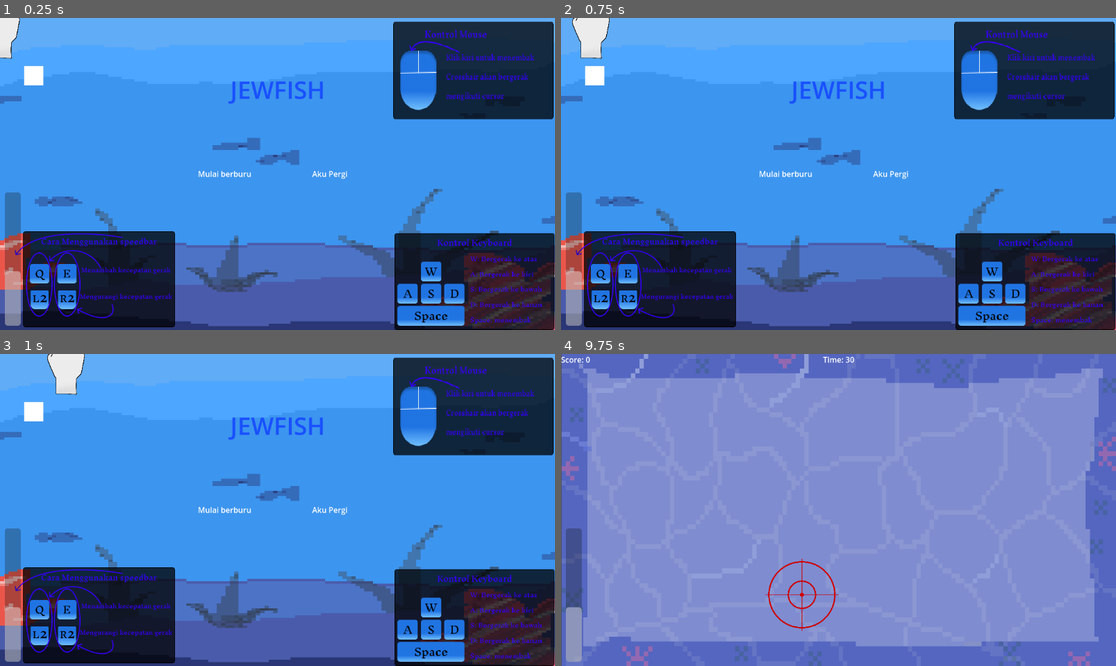
Above: before the commit, frames 1-4 (two rows, left to right).
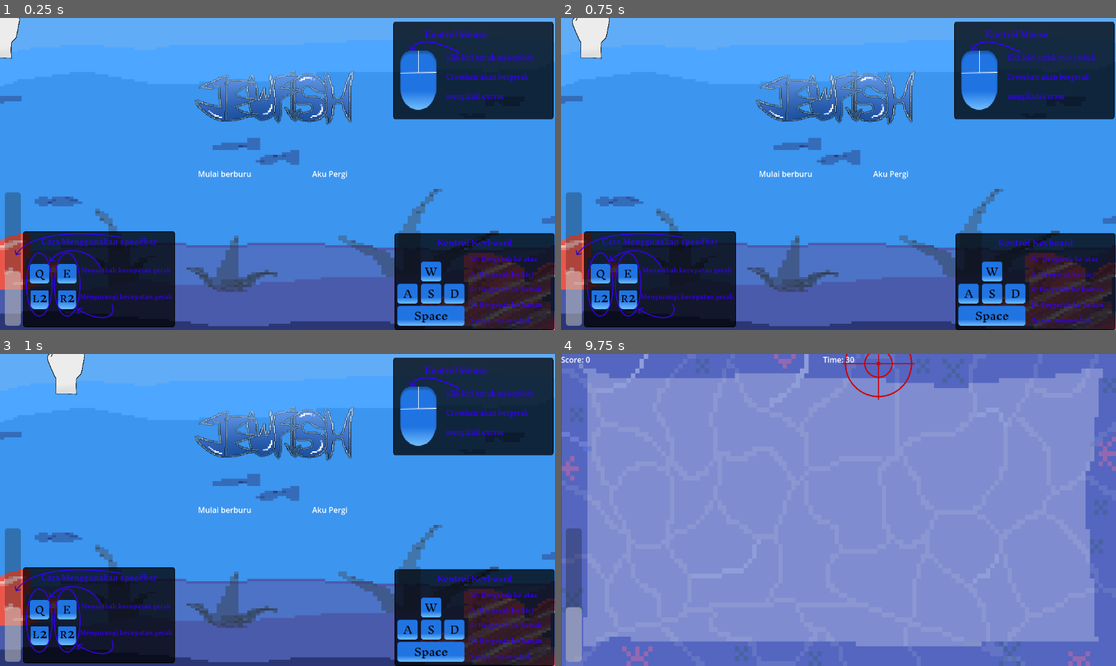
Above: after the commit, the same moments.

Repository: HiroyaHerdinanto/PirantiSMT5
Game: Godot game, scene res://main_menu.tscn
The game is run twice, just before and just after one commit, with the same random seed, the same clock (stepped at 60 frames per second) and the same inputs. Before the commit the project has no main scene; this scene is started directly in both runs.
Inputs (mouse positions are in pixels of both pictures, inside the frame that each line leads up to):
- Up to frame 1 (0.25 s): no input
- Up to frame 2 (0.75 s): tap Enter at 0.5 s; move the mouse to (960, 158) at 0.52 s; press the mouse at (960, 158) at 0.53 s; hold D (right) from 0.53 s (still down)
- Up to frame 3 (1 s): keep holding D (right)
- Up to frame 4 (9.75 s): move the mouse to (727, 525) at 1.27 s; release D (right) at 1.28 s; release the mouse at (727, 525) at 1.28 s; hold S (down) 1.28-2.03 s; click (727, 525) at 1.35 s; move the mouse to (894, 441) at 2.02 s; press the mouse at (894, 441) at 2.03 s; hold D (right) 2.03-2.78 s; tap Q (decrease_sensitivity) at 2.1, 5.1, 8.1 s; move the mouse to (810, 572) at 2.77 s; release the mouse at (810, 572) at 2.78 s; hold W (up) 2.78-3.53 s; tap E (increase_sensitivity) at 2.85, 5.85, 8.85 s; click (810, 572) at 3.05 s; move the mouse to (1005, 556) at 3.52 s; press the mouse at (1005, 556) at 3.53 s; hold A (left) 3.53-5.03 s; move the mouse to (672, 463) at 4.27 s; release the mouse at (672, 463) at 4.28 s; click (672, 463) at 4.35 s; tap Space at 5 s; move the mouse to (866, 510) at 5.02 s; press the mouse at (866, 510) at 5.03 s; hold S (down) 5.03-5.78 s; move the mouse to (755, 432) at 5.77 s; release the mouse at (755, 432) at 5.78 s; hold D (right) 5.78-6.53 s; click (755, 432) at 6.05 s; move the mouse to (960, 494) at 6.52 s; press the mouse at (960, 494) at 6.53 s; hold W (up) 6.53-7.28 s; move the mouse to (727, 525) at 7.27 s; release the mouse at (727, 525) at 7.28 s; hold D (right) 7.28-8.03 s; click (727, 525) at 7.35 s; move the mouse to (894, 441) at 8.02 s; press the mouse at (894, 441) at 8.03 s; hold S (down) 8.03-8.78 s; move the mouse to (810, 572) at 8.77 s; release the mouse at (810, 572) at 8.78 s; hold A (left) 8.78-9.53 s; click (810, 572) at 9.05 s; move the mouse to (1005, 556) at 9.52 s; press the mouse at (1005, 556) at 9.53 s; hold W (up) from 9.53 s (still down)

The runs differ from the first frame. In frame 1, 3.3% of the frame differs, in the area x 4-64%, y 15-35%; in frame 2, 3.3%; in frame 3, 3.3%; in frame 4, 0.7%.
Error after the commit: Parse Error: Identifier "GdSerial" not declared in the current scope. (res://script/cross_hair.gd:27)

Commit message:
tambahan addon GDserial gawe arduino

Diff:
--- a/mingguh-5/harpoon.tscn
+++ b/mingguh-5/harpoon.tscn
@@ -3,6 +3,33 @@
 [ext_resource type="Script" uid="uid://db3y3tra7wgxb" path="res://script/harpoon.gd" id="1_yxyyu"]
 [ext_resource type="Texture2D" uid="uid://cm8y4kxsu0ks0" path="res://sprite/harpoon penceng.png" id="2_0v313"]
 [ext_resource type="FontFile" uid="uid://dhjptftnmlyyv" path="res://Inknut_Antiqua/InknutAntiqua-Regular.ttf" id="3_0v313"]
+
+[sub_resource type="Animation" id="Animation_0v313"]
+length = 0.001
+tracks/0/type = "value"
+tracks/0/imported = false
+tracks/0/enabled = true
+tracks/0/path = NodePath("Harpoon:frame")
+tracks/0/interp = 1
+tracks/0/loop_wrap = true
+tracks/0/keys = {
+"times": PackedFloat32Array(0),
+"transitions": PackedFloat32Array(1),
+"update": 1,
+"values": [0]
+}
+tracks/1/type = "value"
+tracks/1/imported = false
+tracks/1/enabled = true
+tracks/1/path = NodePath("Harpoon:visible")
+tracks/1/interp = 1
+tracks/1/loop_wrap = true
+tracks/1/keys = {
+"times": PackedFloat32Array(0),
+"transitions": PackedFloat32Array(1),
+"update": 1,
+"values": [false]
+}
 
 [sub_resource type="Animation" id="Animation_yxyyu"]
 resource_name = "drop"
@@ -44,33 +71,6 @@
 "transitions": PackedFloat32Array(1, 1),
 "update": 1,
 "values": [true, false]
-}
-
-[sub_resource type="Animation" id="Animation_0v313"]
-length = 0.001
-tracks/0/type = "value"
-tracks/0/imported = false
-tracks/0/enabled = true
-tracks/0/path = NodePath("Harpoon:frame")
-tracks/0/interp = 1
-tracks/0/loop_wrap = true
-tracks/0/keys = {
-"times": PackedFloat32Array(0),
-"transitions": PackedFloat32Array(1),
-"update": 1,
-"values": [0]
-}
-tracks/1/type = "value"
-tracks/1/imported = false
-tracks/1/enabled = true
-tracks/1/path = NodePath("Harpoon:visible")
-tracks/1/interp = 1
-tracks/1/loop_wrap = true
-tracks/1/keys = {
-"times": PackedFloat32Array(0),
-"transitions": PackedFloat32Array(1),
-"update": 1,
-"values": [false]
 }
 
 [sub_resource type="AnimationLibrary" id="AnimationLibrary_njfb7"]
--- a/mingguh-5/main_menu.tscn
+++ b/mingguh-5/main_menu.tscn
@@ -9,6 +9,7 @@
 [ext_resource type="Script" uid="uid://8iu4w7hb6y0i" path="res://script/play_btn.gd" id="3_fu7sn"]
 [ext_resource type="Texture2D" uid="uid://hcmhgu4dj4qp" path="res://sprite/Keyboard.png" id="4_dy7ct"]
 [ext_resource type="Script" uid="uid://cvcddr0c61crh" path="res://script/quit_btn.gd" id="4_jix8l"]
+[ext_resource type="Texture2D" uid="uid://b7sxy4gpigkfw" path="res://sprite/Jewfish.png" id="5_0o4t1"]
 
 [node name="Control" type="Control"]
 layout_mode = 3
@@ -53,6 +54,15 @@
 offset_bottom = 648.0
 grow_horizontal = 0
 texture = ExtResource("4_dy7ct")
+
+[node name="Judul" type="TextureRect" parent="."]
+layout_mode = 0
+offset_left = 378.0
+offset_top = 106.0
+offset_right = 1878.0
+offset_bottom = 606.0
+scale = Vector2(0.28, 0.24)
+texture = ExtResource("5_0o4t1")
 
 [node name="TextureRect" type="TextureRect" parent="."]
 z_index = -1
@@ -101,6 +111,7 @@
 [node name="CanvasLayer" type="CanvasLayer" parent="."]
 
 [node name="Label" type="Label" parent="CanvasLayer"]
+visible = false
 anchors_preset = 8
 anchor_left = 0.5
 anchor_top = 0.5
@@ -119,12 +130,5 @@
 [node name="Master_Hand" parent="." instance=ExtResource("1_glbon")]
 z_index = 2
 
-[node name="ColorRect" type="ColorRect" parent="."]
-layout_mode = 0
-offset_left = 50.0
-offset_top = 100.0
-offset_right = 90.0
-offset_bottom = 140.0
-
 [connection signal="pressed" from="HBoxContainer/Play" to="HBoxContainer/Play" method="_on_pressed"]
 [connection signal="pressed" from="HBoxContainer/Quit" to="HBoxContainer/Quit" method="_on_pressed"]
--- a/mingguh-5/project.godot
+++ b/mingguh-5/project.godot
@@ -11,12 +11,17 @@
 [application]
 
 config/name="Mingguh 5"
+run/main_scene="uid://b23b3x3ib5xno"
 config/features=PackedStringArray("4.4", "Forward Plus")
 config/icon="res://icon.svg"
 
 [autoload]
 
 SensitivityManager="*res://sensitivity_manager.tscn"
+
+[editor_plugins]
+
+enabled=PackedStringArray("res://addons/gdserial/plugin.cfg")
 
 [global_group]
 
@@ -81,6 +86,7 @@
 "events": [Object(InputEventMouseButton,"resource_local_to_scene":false,"resource_name":"","device":-1,"window_id":0,"a …(253 unchanged characters)…
 , Object(InputEventKey,"resource_local_to_scene":false,"resource_name":"","device":-1,"window_id":0,"alt_pressed":false …(182 unchanged characters)…
 , Object(InputEventJoypadButton,"resource_local_to_scene":false,"resource_name":"","device":-1,"button_index":10,"pressure":0.0,"pressed":true,"script":null)
+, Object(InputEventJoypadButton,"resource_local_to_scene":false,"resource_name":"","device":-1,"button_index":0,"pressure":0.0,"pressed":true,"script":null)
 ]
 }
 right={
@@ -111,12 +117,14 @@
 "deadzone": 0.2,
 "events": [Object(InputEventKey,"resource_local_to_scene":false,"resource_name":"","device":-1,"window_id":0,"alt_press …(192 unchanged characters)…
 , Object(InputEventJoypadMotion,"resource_local_to_scene":false,"resource_name":"","device":-1,"axis":5,"axis_value":1.0,"script":null)
+, Object(InputEventJoypadButton,"resource_local_to_scene":false,"resource_name":"","device":-1,"button_index":0,"pressure":0.0,"pressed":true,"script":null)
 ]
 }
 decrease_sensitivity={
 "deadzone": 0.2,
 "events": [Object(InputEventKey,"resource_local_to_scene":false,"resource_name":"","device":-1,"window_id":0,"alt_press …(192 unchanged characters)…
 , Object(InputEventJoypadMotion,"resource_local_to_scene":false,"resource_name":"","device":-1,"axis":4,"axis_value":1.0,"script":null)
+, Object(InputEventJoypadButton,"resource_local_to_scene":false,"resource_name":"","device":-1,"button_index":1,"pressure":0.0,"pressed":true,"script":null)
 ]
 }
 
--- a/mingguh-5/script/cross_hair.gd
+++ b/mingguh-5/script/cross_hair.gd
@@ -14,6 +14,7 @@
 var move_speed: float:
 	get:
 		return SensitivityManager.get_sensitivity()
+var serial = null
 
 func _ready() -> void:
 	Input.set_mouse_mode(Input.MOUSE_MODE_HIDDEN)
@@ -23,6 +24,15 @@
 
 	# Connect ke sensitivity manager
 	SensitivityManager.sensitivity_changed.connect(_on_sensitivity_changed)
+	serial = GdSerial.new()
+	serial.set_port("COM3") # ubah sesuai port Arduino lo
+	serial.set_baud_rate(9600)
+
+	if serial.open():
+		print("✅ Terhubung ke Arduino!")
+		serial.writeline("1") # kirim sinyal awal ke Arduino
+	else:
+		print("❌ Gagal membuka port serial!")
 
 func _on_sensitivity_changed(new_value: float):
 	print("Sensitivity changed to: ", new_value)
@@ -119,3 +129,13 @@
 	print("Tembakan kena: " + str(result.size()))
 	scene.global_position = global_position
 	get_tree().current_scene.add_child(scene)
+	if !doned:
+		ping_arduino()
+
+var doned:bool
+func ping_arduino():
+	doned = true
+	serial.writeline("1")
+	await  get_tree().create_timer(0.5).timeout
+	serial.writeline("0")
+	doned = false
Not shown, added: mingguh-5/addons/gdserial/doc/en/GdSerial.xml
Not shown, added: mingguh-5/addons/gdserial/gdserial.gdextension.uid
Binary file added: mingguh-5/addons/gdserial/icon.png
Not shown, added: mingguh-5/addons/gdserial/icon.png.import
Not shown, added: mingguh-5/addons/gdserial/plugin.cfg
Not shown, added: mingguh-5/addons/gdserial/plugin.gd
Not shown, added: mingguh-5/addons/gdserial/plugin.gd.uid
Not shown: 1 places in mingguh-5/main_menu.tscn that only renumber resources
Binary file added: mingguh-5/sprite/Jewfish.png
Not shown, added: mingguh-5/sprite/Jewfish.png.import
Not shown, added: mingguh-5/addons/gdserial/README.md
Not shown, added: mingguh-5/addons/gdserial/bin/linux-arm64/libgdserial.so
(and 6 more such lines)
